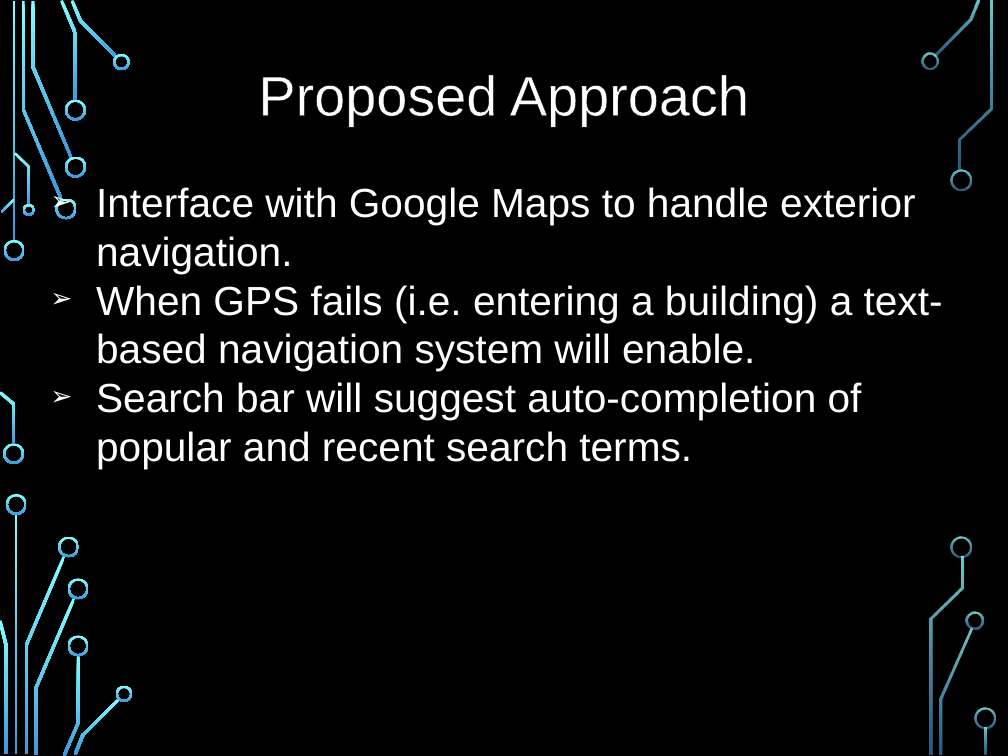
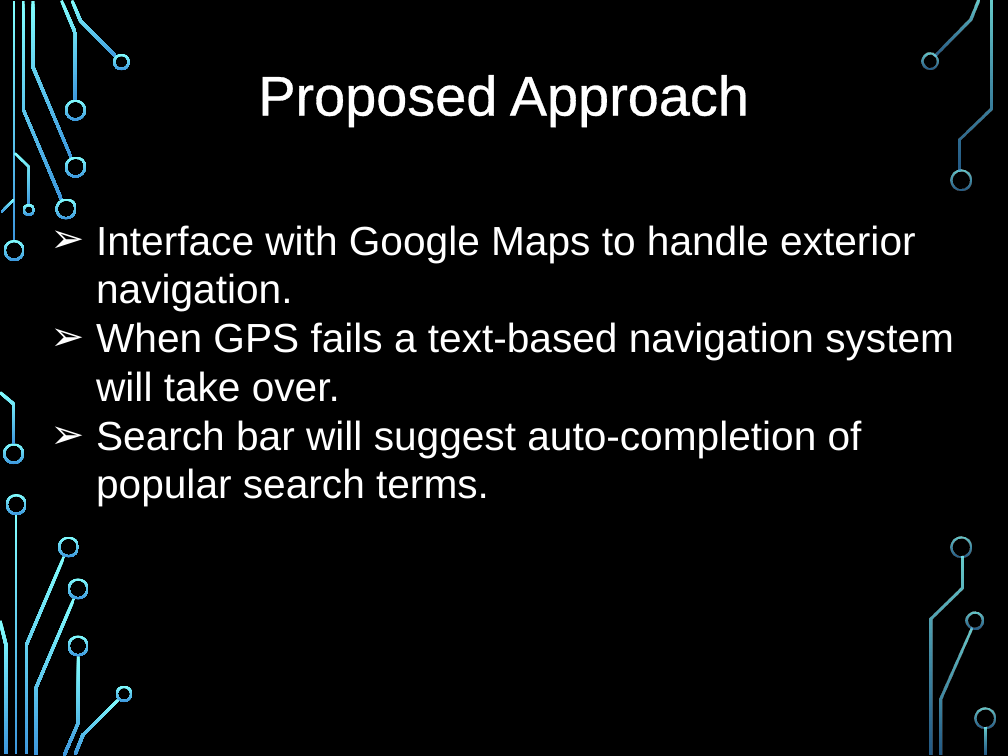
Before and after one commit to jaap15/UAH_APP, a slide deck: slide 10 of CPE495 Slides.pptx (slide 13 before the commit). Drawn at 1008x756 pixels with LibreOffice and Linux fonts; fonts in the diff are those of the drawing; background and template pictures are left out. Boxes give left, top, right and bottom in pixels: in the first picture for what was removed or moved away, otherwise in the second. Text is boxed around its words. In the diff, an @@ line names an element or a change of style, - is before the commit and + after.

```diff
--- a/CPE495 Slides.pptx
+++ b/CPE495 Slides.pptx
@@ text "Proposed Approach" at [258, 75, 749, 125]: letter outline #000000 0.75 pt to #FFFFFF 0.75 pt @@
@@ text "Interface with Google Maps to ...": place and size @@
-text "Interface with Google Maps to ..." at [96, 187, 943, 469]
+text "Interface with Google Maps to ..." at [96, 225, 954, 506]
@@ text at [96, 322, 954, 506]: text changed @@
-➢ When GPS fails (i.e. entering a building) a text-based navigation system will enable.
-➢ Search bar will suggest auto-completion of popular and recent search terms.
+➢ When GPS fails a text-based navigation system will take over.
+➢ Search bar will suggest auto-completion of popular search terms.
```
Also in this commit, not shown: 17 other slides changed, 3 slides added, 4 slides removed.
